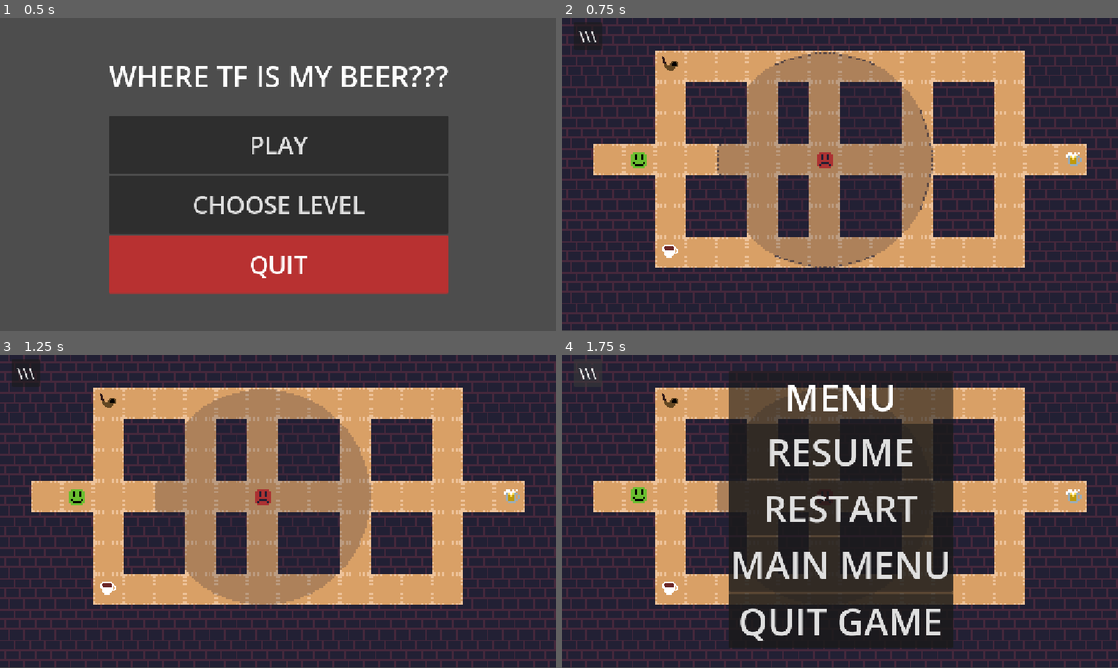
Above: before the commit, frames 1-4 (two rows, left to right).
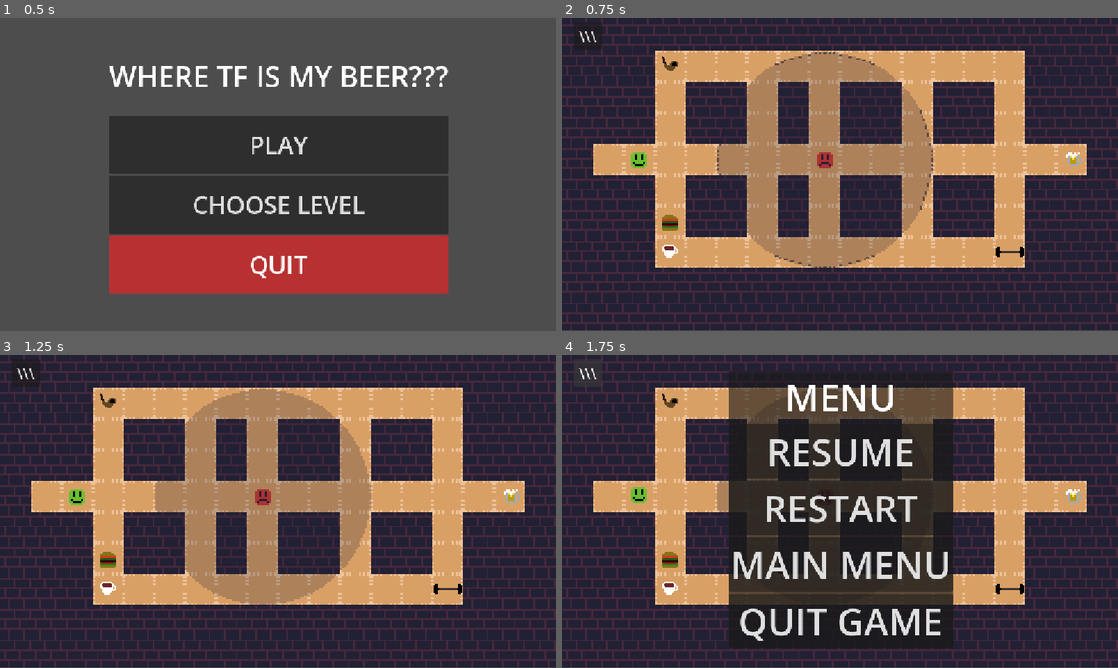
Above: after the commit, the same moments.

Repository: IlyaAfan/WhereTheFuckMyBeer
Game: Godot game, scene res://tscns/menus/menu.tscn
Two runs of this game, one before a commit and one after it. Both use one fixed random seed, a clock stepped at 60 frames per second and the inputs below.
Inputs:
- Up to frame 1 (0.5 s): no input
- Up to frame 2 (0.75 s): click "PLAY" at 0.5 s
- Up to frame 3 (1.25 s): no input
- Up to frame 4 (1.75 s): click "\\\" at 1.25 s

Frame 1 is identical in both runs. In frame 2, 0.2% of the frame differs, in the area x 18-84%, y 62-77%; in frame 3, 0.2%; in frame 4, 0.2%.

Commit message:
Базовая реализация предметов
Все кроме "дури" имеет базовую реализацию и работает, но нужно все потом допиливать и делать анимации. В особенности у бургера поломанная штука

Diff:
--- /dev/null
+++ b/Assets/scripts/barbell.gd
@@ -0,0 +1,40 @@
+extends StaticBody2D
+
+var have = false
+var active = false
+# Called when the node enters the scene tree for the first time.
+func _ready() -> void:
+	pass # Replace with function body.
+
+
+# Called every frame. 'delta' is the elapsed time since the previous frame.
+func _process(delta: float) -> void:
+	if have == true:
+			position = $"../Player".position + Vector2(0,-7)
+
+
+
+func _on_area_body_entered(body: Node2D) -> void:
+	if body.name == "Player" and body.name_item == "empty":
+		body.name_item = "barbell"
+		have = true
+
+func _use_barbell():
+	#$"../Player/AnimatedSprite2D".play("train").
+	print("barbell")
+	await get_tree().create_timer(2.5).timeout #await $AnimationPlayer.animation_finished
+	visible = false
+	active = true
+	print("activeted")
+
+	await get_tree().create_timer(7).timeout
+	active = false
+	queue_free()
+
+
+func _on_area_2d_body_entered_attack(body: Node2D) -> void:
+	if active == true and body.is_in_group("Enemies"):
+		var common_speed = body.speed
+		body.speed = 0
+		await get_tree().create_timer(3).timeout #Время действия оглушения
+		body.speed = common_speed
--- /dev/null
+++ b/Assets/scripts/burger.gd
@@ -0,0 +1,36 @@
+extends StaticBody2D
+
+var have = false
+var active = false
+# Called when the node enters the scene tree for the first time.
+func _ready() -> void:
+	pass # Replace with function body.
+
+
+# Called every frame. 'delta' is the elapsed time since the previous frame.
+func _process(delta: float) -> void:
+	if have == true:
+		position = $"../Player".position + Vector2(0,-7)
+
+
+func _on_area_body_entered(body: Node2D) -> void:
+	if body.name == "Player" and body.name_item == "empty":
+		body.name_item = "burger"
+		have = true
+
+func _use_burger(body: Node2D) -> void:
+	visible = false
+	active = true
+	body.speed /= 1.2
+	body.fat = true
+	$"../Player/Gnom".scale = Vector2(1.9,1.9)
+
+
+func _on_area_push_body_entered(body: Node2D) -> void:
+	if active == true and body.is_in_group("Enemies"):
+		$"../Player".position += ($"../Player".position - body.position).normalized() * 30
+		$"../Player/PlayerBox".scale = Vector2(1,1)
+		$"../Player/Gnom".scale = Vector2(1,1)
+		await get_tree().create_timer(0.1).timeout
+		$"../Player".fat = false
+		queue_free()
--- a/tscns/Items/coffee.gd
+++ b/Assets/scripts/coffee.gd
@@ -19,6 +19,7 @@
 		have = true
 
 func _use_coffee(body: Node2D) -> void:
+	visible = false
 	body.speed = 100
 	print("coffee")
 	await get_tree().create_timer(2.5).timeout
--- a/Assets/scripts/do_catch.gd
+++ b/Assets/scripts/do_catch.gd
@@ -6,7 +6,7 @@
 	$Area2D/CollisionShape2D.shape.radius = radius
 
 func _on_area_2d_body_entered(body: Node2D) -> void:
-	if body.is_in_group("Player"):
+	if body.is_in_group("Player") and body.fat == false:
 		body.get_caught()
 
 		get_parent().set_deferred("process_mode",Node.PROCESS_MODE_DISABLED)
--- a/tscns/Items/pipe.gd
+++ b/Assets/scripts/pipe.gd
@@ -18,6 +18,7 @@
 		have = true
 
 func _use_pipe():
+	visible = false
 	for enemy in get_tree().get_nodes_in_group("Enemies"):
 		if "speed" in enemy:
 			enemy.speed /= 2
--- a/Assets/scripts/player.gd
+++ b/Assets/scripts/player.gd
@@ -3,7 +3,8 @@
 signal caught
 var input_direction: Vector2
 var navigated: bool
-var name_item: String
+var name_item: String = "empty"
+var fat: bool
 
 @export var preffer_nav_input = false as bool
 
@@ -52,6 +53,8 @@
 
 	move_and_slide()
 
+	use_item()
+
 
 func input_movement() -> Vector2:
 	if Input.get_vector("left", "right", "up", "down"):
@@ -63,3 +66,24 @@
 func put_destination(target):
 	$destination.position = target
 	$destination.visible = true
+
+func use_item():
+	if Input.is_action_just_pressed("use_item") and name_item != "empty":
+		match name_item:
+			"coffee":
+				$"../Coffee"._use_coffee($".")
+				name_item = "empty"
+			"pipe":
+				$"../Pipe"._use_pipe()
+				name_item = "empty"
+			"cats":
+				$"../Cats)"._use_cats()
+				name_item = "empty"
+			"burger":
+				$"../Burger"._use_burger($".")
+				name_item = "empty"
+			"barbell":
+				$"../Barbell"._use_barbell()
+				name_item = "empty"
+
+		name_item = "empty"
--- a/project.godot
+++ b/project.godot
@@ -12,7 +12,7 @@
 
 config/name="Navigation Game"
 run/main_scene="uid://ctkhux68g8dlv"
-config/features=PackedStringArray("4.6", "Forward Plus")
+config/features=PackedStringArray("4.7", "Forward Plus")
 config/icon="res://icon.svg"
 
 [display]
--- a/tscns/Enemy.tscn
+++ b/tscns/Enemy.tscn
@@ -9,8 +9,8 @@
 radius = 4.0
 
 [node name="Enemy" type="CharacterBody2D" unique_id=1695094296 groups=["Enemies"]]
-collision_layer = 2
-collision_mask = 3
+collision_layer = 18
+collision_mask = 19
 motion_mode = 1
 wall_min_slide_angle = 0.0
 script = ExtResource("1_2msnq")
@@ -20,6 +20,8 @@
 texture = ExtResource("2_h508e")
 
 [node name="CollisionShape2D" type="CollisionShape2D" parent="." unique_id=801922039]
+light_mask = 17
+visibility_layer = 17
 shape = SubResource("CircleShape2D_wt2yf")
 
 [node name="NavigationAgent2D" type="NavigationAgent2D" parent="." unique_id=2124228638]
--- a/tscns/Items/barbell.tscn
+++ b/tscns/Items/barbell.tscn
@@ -1,16 +1,16 @@
 [gd_scene format=3 uid="uid://chixvufhdj5jb"]
 
+[ext_resource type="Script" uid="uid://rulfgjsna3om" path="res://Assets/scripts/barbell.gd" id="1_6xrbw"]
 [ext_resource type="Texture2D" uid="uid://dxgcjtdc2ovye" path="res://Assets/ItemSprites/barbell.png" id="1_c3hp2"]
 
 [sub_resource type="CapsuleShape2D" id="CapsuleShape2D_riqys"]
-radius = 2.0
-height = 10.0
+radius = 3.0
+height = 16.0
 
-[sub_resource type="CapsuleShape2D" id="CapsuleShape2D_bhunq"]
-radius = 2.0
-height = 10.0
+[sub_resource type="CircleShape2D" id="CircleShape2D_bhunq"]
 
 [node name="Barbell" type="StaticBody2D" unique_id=533000137]
+script = ExtResource("1_6xrbw")
 
 [node name="Area" type="Area2D" parent="." unique_id=1315959376]
 
@@ -18,14 +18,17 @@
 rotation = 1.5707964
 shape = SubResource("CapsuleShape2D_riqys")
 
-[node name="CollisionShape2D" type="CollisionShape2D" parent="." unique_id=1370068035]
-rotation = 1.5707964
-shape = SubResource("CapsuleShape2D_bhunq")
-
 [node name="Barbell" type="Sprite2D" parent="." unique_id=105157082]
-scale = Vector2(0.3, 0.3)
+scale = Vector2(0.45, 0.45)
 texture = ExtResource("1_c3hp2")
 
-[connection signal="body_entered" from="Area" to="." method="_on_area_2d_body_entered"]
+[node name="Area2D" type="Area2D" parent="." unique_id=763980247]
+collision_layer = 2
+collision_mask = 2
+
+[node name="CollisionShape2D" type="CollisionShape2D" parent="Area2D" unique_id=592639496]
+position = Vector2(0, 6)
+shape = SubResource("CircleShape2D_bhunq")
+
 [connection signal="body_entered" from="Area" to="." method="_on_area_body_entered"]
-[connection signal="body_shape_entered" from="Area" to="." method="_on_area_2d_body_shape_entered"]
+[connection signal="body_entered" from="Area2D" to="." method="_on_area_2d_body_entered_attack"]
--- a/tscns/Items/burger.tscn
+++ b/tscns/Items/burger.tscn
@@ -1,14 +1,16 @@
 [gd_scene format=3 uid="uid://cxd6ra58cpnbe"]
 
 [ext_resource type="Texture2D" uid="uid://coj0nf4cprlwx" path="res://Assets/ItemSprites/burger.png" id="1_fvkq2"]
+[ext_resource type="Script" uid="uid://tq5q4gdiweef" path="res://Assets/scripts/burger.gd" id="1_rb55f"]
 
 [sub_resource type="CircleShape2D" id="CircleShape2D_bhunq"]
 radius = 4.1231055
 
-[sub_resource type="CircleShape2D" id="CircleShape2D_riqys"]
-radius = 4.1231055
+[sub_resource type="CircleShape2D" id="CircleShape2D_sn0t7"]
+radius = 8.062258
 
 [node name="Burger" type="StaticBody2D" unique_id=533000137]
+script = ExtResource("1_rb55f")
 
 [node name="Area" type="Area2D" parent="." unique_id=1315959376]
 
@@ -16,15 +18,18 @@
 position = Vector2(0, -1)
 shape = SubResource("CircleShape2D_bhunq")
 
-[node name="CollisionShape2D" type="CollisionShape2D" parent="." unique_id=1370068035]
-position = Vector2(0, -1)
-shape = SubResource("CircleShape2D_riqys")
-
 [node name="Burger" type="Sprite2D" parent="." unique_id=180766311]
 position = Vector2(0, -1)
 scale = Vector2(0.5, 0.5)
 texture = ExtResource("1_fvkq2")
 
-[connection signal="body_entered" from="Area" to="." method="_on_area_2d_body_entered"]
+[node name="AreaPush" type="Area2D" parent="." unique_id=420304643]
+collision_layer = 2
+collision_mask = 2
+
+[node name="CollisionShape2D" type="CollisionShape2D" parent="AreaPush" unique_id=1417054412]
+position = Vector2(0, 3)
+shape = SubResource("CircleShape2D_sn0t7")
+
 [connection signal="body_entered" from="Area" to="." method="_on_area_body_entered"]
-[connection signal="body_shape_entered" from="Area" to="." method="_on_area_2d_body_shape_entered"]
+[connection signal="body_entered" from="AreaPush" to="." method="_on_area_push_body_entered"]
--- a/tscns/Items/coffee.tscn
+++ b/tscns/Items/coffee.tscn
@@ -1,6 +1,6 @@
 [gd_scene format=3 uid="uid://cv7qku6cjg3ol"]
 
-[ext_resource type="Script" uid="uid://cdwsn02gqaixb" path="res://tscns/Items/coffee.gd" id="1_oyhma"]
+[ext_resource type="Script" uid="uid://cdwsn02gqaixb" path="res://Assets/scripts/coffee.gd" id="1_oyhma"]
 [ext_resource type="Texture2D" uid="uid://uax8i3kngpxr" path="res://Assets/ItemSprites/coffee.png" id="1_v65k5"]
 
 [sub_resource type="CircleShape2D" id="CircleShape2D_bhunq"]
--- a/tscns/Items/pipe.tscn
+++ b/tscns/Items/pipe.tscn
@@ -1,6 +1,6 @@
 [gd_scene format=3 uid="uid://cxnoxo28no032"]
 
-[ext_resource type="Script" uid="uid://b4daoqhcnb4hk" path="res://tscns/Items/pipe.gd" id="1_rwtx5"]
+[ext_resource type="Script" uid="uid://b4daoqhcnb4hk" path="res://Assets/scripts/pipe.gd" id="1_rwtx5"]
 [ext_resource type="Texture2D" uid="uid://boeh44u4o6o3m" path="res://Assets/ItemSprites/pipe.png" id="1_yt0iq"]
 
 [sub_resource type="CircleShape2D" id="CircleShape2D_bhunq"]
--- a/tscns/Player.tscn
+++ b/tscns/Player.tscn
@@ -15,7 +15,7 @@
 script = ExtResource("1_kpjcp")
 preffer_nav_input = true
 
-[node name="TestingSprite" type="Sprite2D" parent="." unique_id=693537573]
+[node name="Gnom" type="Sprite2D" parent="." unique_id=693537573]
 texture = ExtResource("1_xhfnw")
 
 [node name="PlayerBox" type="CollisionShape2D" parent="." unique_id=801922039]
--- a/tscns/levels/test_level.tscn
+++ b/tscns/levels/test_level.tscn
@@ -9,6 +9,8 @@
 [ext_resource type="PackedScene" uid="uid://bug765rqul378" path="res://tscns/beer.tscn" id="6_i4lxh"]
 [ext_resource type="PackedScene" uid="uid://cv7qku6cjg3ol" path="res://tscns/Items/coffee.tscn" id="8_3mml8"]
 [ext_resource type="PackedScene" uid="uid://cxnoxo28no032" path="res://tscns/Items/pipe.tscn" id="9_0ttih"]
+[ext_resource type="PackedScene" uid="uid://chixvufhdj5jb" path="res://tscns/Items/barbell.tscn" id="10_82c75"]
+[ext_resource type="PackedScene" uid="uid://cxd6ra58cpnbe" path="res://tscns/Items/burger.tscn" id="11_i4lxh"]
 
 [node name="TestLevel" type="Node2D" unique_id=862735649]
 process_mode = 3
@@ -32,10 +34,9 @@
 [node name="EnemyController" type="Node2D" parent="." unique_id=2123642731]
 script = ExtResource("6_3mml8")
 
-[node name="Enemy" parent="EnemyController" unique_id=1695094296 node_paths=PackedStringArray("Player") instance=ExtResource("3_3mml8")]
+[node name="Enemy" parent="EnemyController" unique_id=1695094296 instance=ExtResource("3_3mml8")]
 process_mode = 1
 position = Vector2(-8, -8)
-Player = NodePath("../../Player")
 
 [node name="Coffee" parent="." unique_id=1100486244 instance=ExtResource("8_3mml8")]
 position = Vector2(-88, 40)
@@ -43,4 +44,10 @@
 [node name="Pipe" parent="." unique_id=1481535046 instance=ExtResource("9_0ttih")]
 position = Vector2(-88, -57)
 
+[node name="Barbell" parent="." unique_id=1059751400 instance=ExtResource("10_82c75")]
+position = Vector2(88, 40)
+
+[node name="Burger" parent="." unique_id=1467987358 instance=ExtResource("11_i4lxh")]
+position = Vector2(-88, 26)
+
 [connection signal="caught" from="Player" to="." method="_on_player_caught"]
Not shown, added: Assets/scripts/barbell.gd.uid
Not shown, added: Assets/scripts/burger.gd.uid
Renamed: tscns/Items/coffee.gd.uid -> Assets/scripts/coffee.gd.uid
Renamed: tscns/Items/pipe.gd.uid -> Assets/scripts/pipe.gd.uid
Not shown: 1 places in tscns/Items/cats).tscn that only renumber resources
